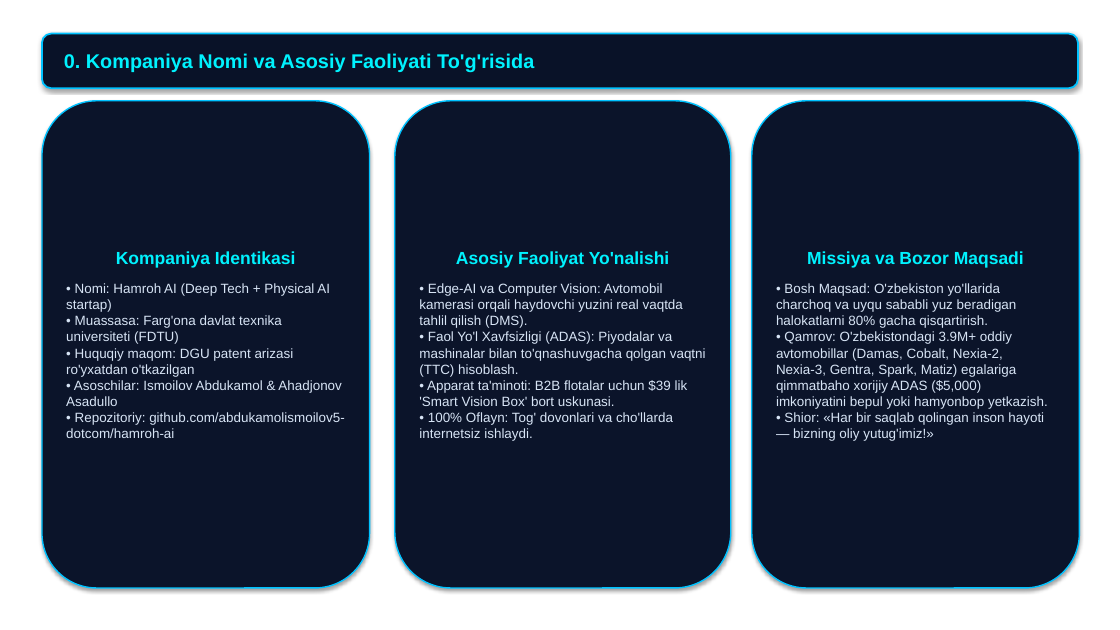
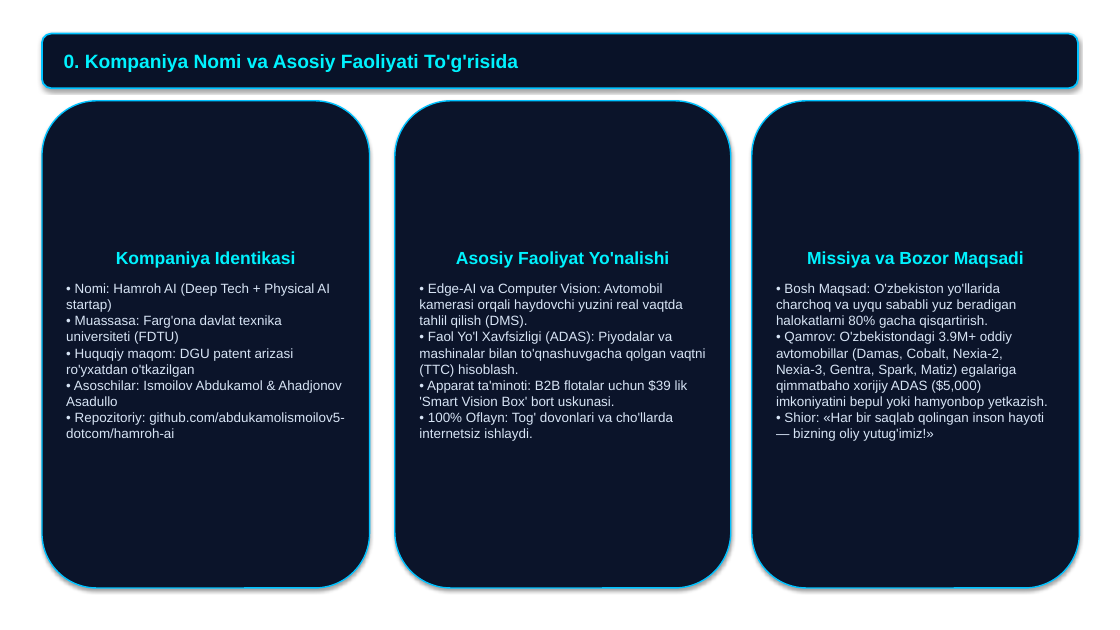
Before and after one commit to abdukamolismoilov5-dotcom/hamroh-ai, a slide deck: slide 2 of docs/presentations/1_HamrohAI_Canva_Shablon_Taqdimot_7000$.pptx. Drawn at 1120x630 pixels with LibreOffice and Linux fonts; fonts in the diff are those of the drawing; background and template pictures are left out. Boxes give left, top, right and bottom in pixels: in the first picture for what was removed or moved away, otherwise in the second. Text is boxed around its words. In the diff, an @@ line names an element or a change of style, - is before the commit and + after.

```diff
--- a/docs/presentations/1_HamrohAI_Canva_Shablon_Taqdimot_7000$.pptx
+++ b/docs/presentations/1_HamrohAI_Canva_Shablon_Taqdimot_7000$.pptx
@@ rounded rectangle "0. Kompaniya Nomi va Asosiy ..." at bbox=[42, 34, 1078, 88]: size 17 to 16.5 pt @@
```
Also in this commit, not shown: 9 other slides changed, 2 other files.
